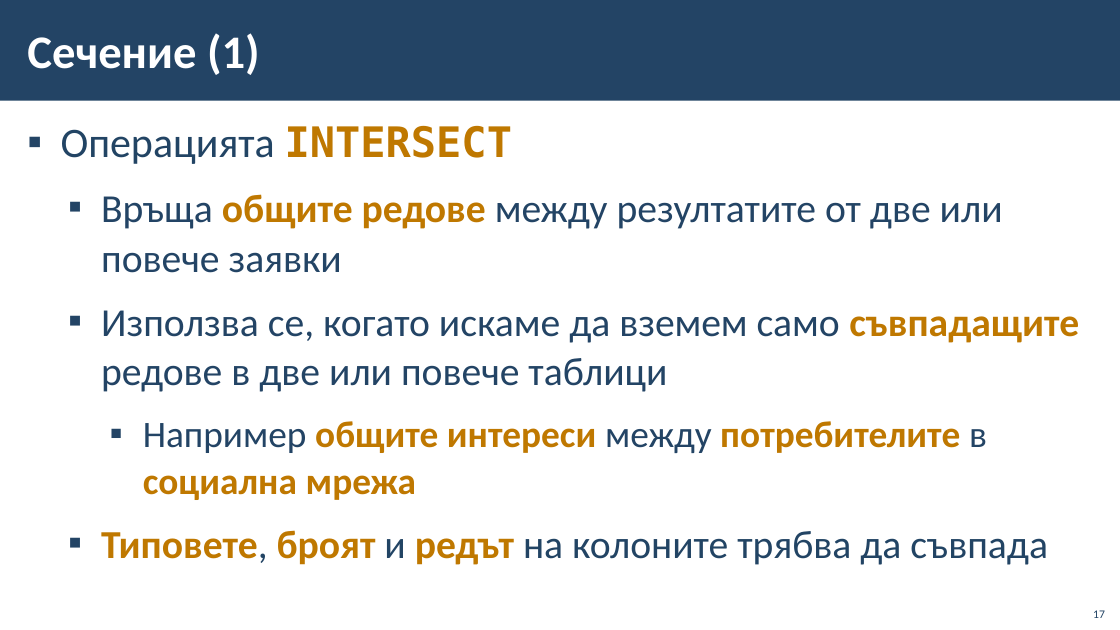
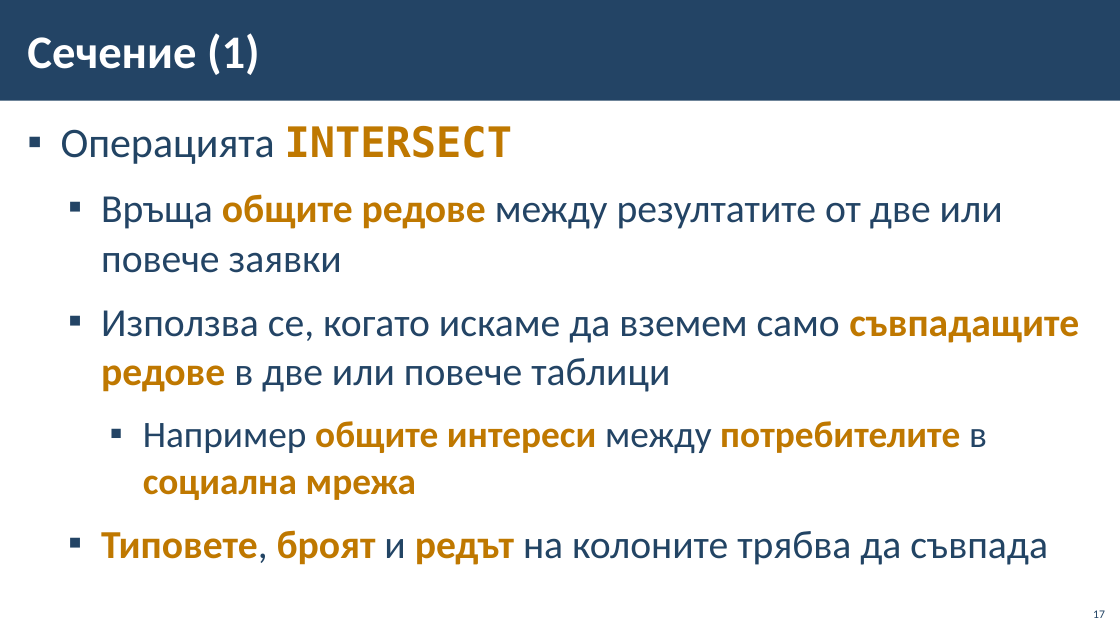
Before and after one commit to BG-IT-Edu/School-Programming, a slide deck: slide 17 of Courses/Software-Sciences/Module-3-Databases-New/10-Complex-Joins-and-Subqueries/10-Complex-Joins-and-Subqueries.pptx. Drawn at 1120x630 pixels with LibreOffice and Linux fonts; fonts in the diff are those of the drawing; background and template pictures are left out. Boxes give left, top, right and bottom in pixels: in the first picture for what was removed or moved away, otherwise in the second. Text is boxed around its words. In the diff, an @@ line names an element or a change of style, - is before the commit and + after.

```diff
--- a/Courses/Software-Sciences/Module-3-Databases-New/10-Complex-Joins-and-Subqueries/10-Complex-Joins-and-Subqueries.pptx
+++ b/Courses/Software-Sciences/Module-3-Databases-New/10-Complex-Joins-and-Subqueries/10-Complex-Joins-and-Subqueries.pptx
@@ text at <box>101,310,1079,392</box>: text colour #234465 to #BF7800, bold on in "редове" @@
```
Also in this commit, not shown: 4 other slides changed, 1 other file.
